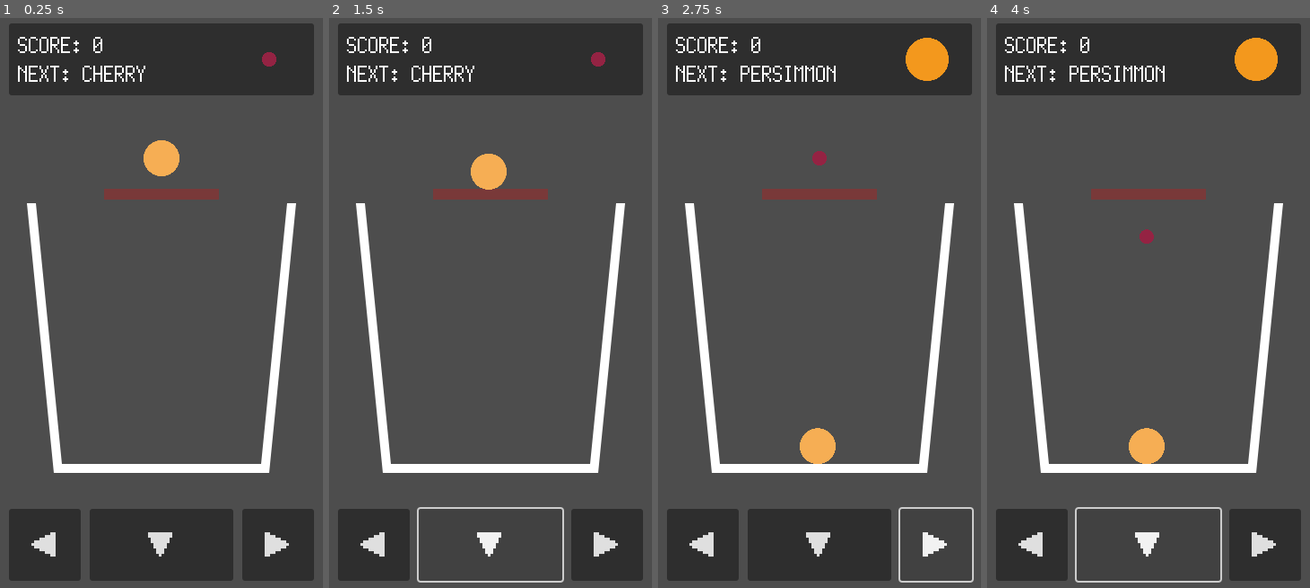
Above: before the commit, frames 1-4 (left to right).
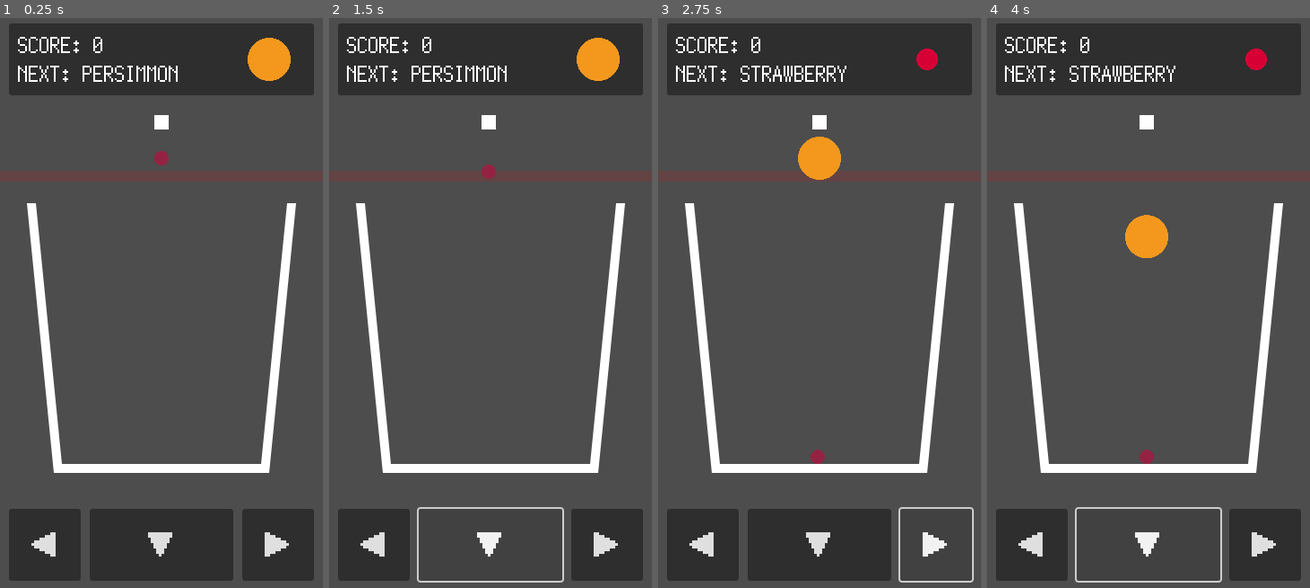
Above: after the commit, the same moments.

Repository: kamikoloss/fruits-puzzle
Game: Godot game, scene res://scenes/main.tscn
Two runs of this game, one before a commit and one after it. Both use one fixed random seed, a clock stepped at 60 frames per second and the inputs below.
Inputs:
- Up to frame 1 (0.25 s): no input
- Up to frame 2 (1.5 s): click "◀" at 0.5 s; click "▼" at 1.25 s
- Up to frame 3 (2.75 s): click "▶" at 2 s
- Up to frame 4 (4 s): click "◀" at 2.75 s; click "▼" at 3.5 s

The runs differ from the first frame. In frame 1, 2.4% of the frame differs, in the area x 25-90%, y 3-32%; in frame 2, 2.4%; in frame 3, 3.2%, in the area x 25-90%, y 3-79%; in frame 4, 3.2%.

Commit message:
フルーツとクレーンの動きを分けた

Diff:
--- a/scenes/game.gd
+++ b/scenes/game.gd
@@ -2,7 +2,6 @@
 
 
 const FRUIT_SCENE = preload("res://scenes/fruit.tscn")
-const FRUIT_DEFAULT_POSITION = Vector2i(180, 160)
 const FRUIT_DEFAULT_TYPES = [
 	Global.FruitType.CHERRY,
 	Global.FruitType.STRAWBERRY,
@@ -10,7 +9,10 @@
 	Global.FruitType.DEKOPON,
 	Global.FruitType.PERSIMMON,
 ]
-const FRUIT_MOVE_SPEED = 1.0 # px/frame
+const DROPPER_MOVE_SPEED = 1.0 # px/frame
+const DROPPER_POSITION_MIN = 60
+const DROPPER_POSITION_MAX = 300
+const DROPPER_FRUIT_MARGIN = 40
 
 
 var _current_fruit = null
@@ -22,6 +24,7 @@
 var _is_button_right_down = false
 
 # Node
+var _dropper = null
 var _score_text = null
 var _next_text = null
 var _next_fruit_sprite = null
@@ -30,6 +33,7 @@
 # Called when the node enters the scene tree for the first time.
 func _ready():
 	# Node 取得
+	_dropper = $Dropper
 	_score_text = $"../UI/CanvasLayer/VBoxContainer/Header/MarginContainer/Texts/Score"
 	_next_text = $"../UI/CanvasLayer/VBoxContainer/Header/MarginContainer/Texts/Next"
 	_next_fruit_sprite = $"../UI/CanvasLayer/VBoxContainer/Header/NextFruit"
@@ -37,12 +41,13 @@
 	# Signal 設定
 	Global.score_changed.connect(_on_score_changed)
 
+	# ゲームを開始する
 	_start_game()
 
 
 # Called every frame. 'delta' is the elapsed time since the previous frame.
 func _process(delta):
-	_move_fruit()
+	_move_dropper()
 
 
 # スコア変更時の処理
@@ -52,6 +57,7 @@
 
 # DeadLine/Area2D 衝突時の処理
 func _on_area_2d_body_entered(body):
+	# 衝突相手が落下したフルーツの場合: ゲームを終了する
 	if (_is_fell_fruit(body)):
 		_end_game()
 
@@ -93,7 +99,7 @@
 	Global.score = 0
 	_score_text.text = "SCORE: {0}".format([0])
 
-	_choose_next_fruit()
+	_set_next_fruit()
 	_create_new_fruit()
 	print("Game is started!")
 
@@ -122,15 +128,18 @@
 	_current_fruit = FRUIT_SCENE.instantiate()
 	_current_fruit.setup(_current_fruit_id, _next_fruit_type)
 	_current_fruit_id += 1
-	_current_fruit.global_position = FRUIT_DEFAULT_POSITION
+
+	_current_fruit.global_position.x = _dropper.global_position.x
+	_current_fruit.global_position.y = _dropper.global_position.y + DROPPER_FRUIT_MARGIN
+
 	_current_fruit.get_node("RigidBody2D").freeze = true
 	get_tree().root.get_node("Main/Fruits").add_child(_current_fruit)
 
-	_choose_next_fruit()
+	_set_next_fruit()
 
 
 # 次のフルーツを選択する
-func _choose_next_fruit():
+func _set_next_fruit():
 	# 次のフルーツの種類を抽選する
 	_next_fruit_type = FRUIT_DEFAULT_TYPES[randi() % FRUIT_DEFAULT_TYPES.size()]
 	var _next_fruit_data = Global.FRUIT_DATA[_next_fruit_type]
@@ -145,17 +154,19 @@
 	_next_fruit_sprite.modulate = Color(_next_fruit_data["color"])
 
 
-# フルーツを左右に動かす
-func _move_fruit():
+# クレーンおよびフルーツを左右に動かす
+func _move_dropper():
+	var _offset = Vector2(DROPPER_MOVE_SPEED, 0)
+	if _is_button_left_down and _dropper.global_position.x > DROPPER_POSITION_MIN:
+		_dropper.global_translate(_offset * -1)
+	if _is_button_right_down and _dropper.global_position.x < DROPPER_POSITION_MAX:
+		_dropper.global_translate(_offset)
+
 	if _current_fruit == null:
 		return
 
-	var _offset = Vector2(FRUIT_MOVE_SPEED, 0)
-	if _is_button_left_down:
-		_current_fruit.global_translate(_offset * -1)
-	if _is_button_right_down:
-		_current_fruit.global_translate(_offset)
-
+	# クレーンにフルーツがぶら下がっている場合は位置を同期させる
+	_current_fruit.global_position.x = _dropper.global_position.x
 
 # フルーツを落とす
 func _drop_fruit():
--- a/scenes/main.tscn
+++ b/scenes/main.tscn
@@ -103,17 +103,6 @@
 [node name="Game" type="Node2D" parent="."]
 script = ExtResource("2_hhelc")
 
-[node name="DeadLine" type="Sprite2D" parent="Game"]
-modulate = Color(1, 0, 0, 0.25098)
-position = Vector2(180, 200)
-scale = Vector2(0.5, 0.05)
-texture = ExtResource("4_3hjtg")
-
-[node name="Area2D" type="Area2D" parent="Game/DeadLine"]
-
-[node name="CollisionPolygon2D" type="CollisionPolygon2D" parent="Game/DeadLine/Area2D"]
-polygon = PackedVector2Array(128, 128, -128, 128, -128, -128, 128, -128)
-
 [node name="Bucket" type="Sprite2D" parent="Game"]
 position = Vector2(180, 360)
 texture = ExtResource("3_lcnow")
@@ -123,6 +112,22 @@
 [node name="CollisionPolygon2D" type="CollisionPolygon2D" parent="Game/Bucket/StaticBody2D"]
 polygon = PackedVector2Array(-139, -139, -110.1, 140, 110.1, 140, 139.1, -150, 150, -150, 150, -140, 148.9, -140, 120.9, 150, -121, 150, -121, 139, -150, -140.9, -150, -150, -139, -150)
 
+[node name="DeadLine" type="Sprite2D" parent="Game"]
+modulate = Color(1, 0, 0, 0.12549)
+position = Vector2(180, 180)
+scale = Vector2(2, 0.05)
+texture = ExtResource("4_3hjtg")
+
+[node name="Area2D" type="Area2D" parent="Game/DeadLine"]
+
+[node name="CollisionPolygon2D" type="CollisionPolygon2D" parent="Game/DeadLine/Area2D"]
+polygon = PackedVector2Array(128, 128, -128, 128, -128, -128, 128, -128)
+
+[node name="Dropper" type="Sprite2D" parent="Game"]
+position = Vector2(180, 120)
+scale = Vector2(0.063, 0.063)
+texture = ExtResource("4_3hjtg")
+
 [node name="Fruits" type="Node2D" parent="."]
 
 [connection signal="button_down" from="UI/CanvasLayer/VBoxContainer/Footer/Buttons/Left" to="Game" method="_on_left_button_down"]
